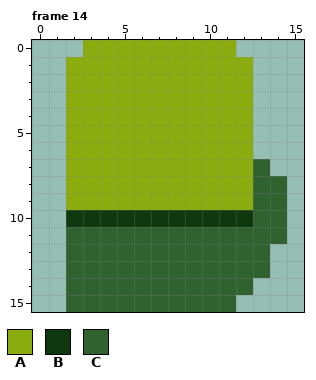
Edited in one commit: pixel-art file (Assets/Sprites/ase files/collectables.ase). Above is the file before it was changed.
16x16 pixels, 18 frames. Shown: frame 14.
Palette (. is transparent): A #8bac0f  B #0f380f  C #306230
Pixels before, frame 14, first column x 2:
 0 .AAAAAAAAA...
 1 AAAAAAAAAAA..
 2 AAAAAAAAAAA..
 3 AAAAAAAAAAA..
 4 AAAAAAAAAAA..
 5 AAAAAAAAAAA..
 6 AAAAAAAAAAA..
 7 AAAAAAAAAAAC.
 8 AAAAAAAAAAACC
 9 AAAAAAAAAAACC
10 BBBBBBBBBBBCC
11 CCCCCCCCCCCCC
12 CCCCCCCCCCCC.
13 CCCCCCCCCCCC.
14 CCCCCCCCCCC..
15 CCCCCCCCCC...
New version:
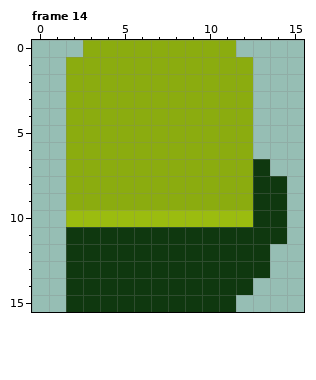
Edits made:
colour B: #0f380f -> #9bbc0f
colour C: #306230 -> #0f380f
Changed places in both pictures, as pixel boxes (x1, y1, x2, y2):
changed: (66, 159, 287, 312)
